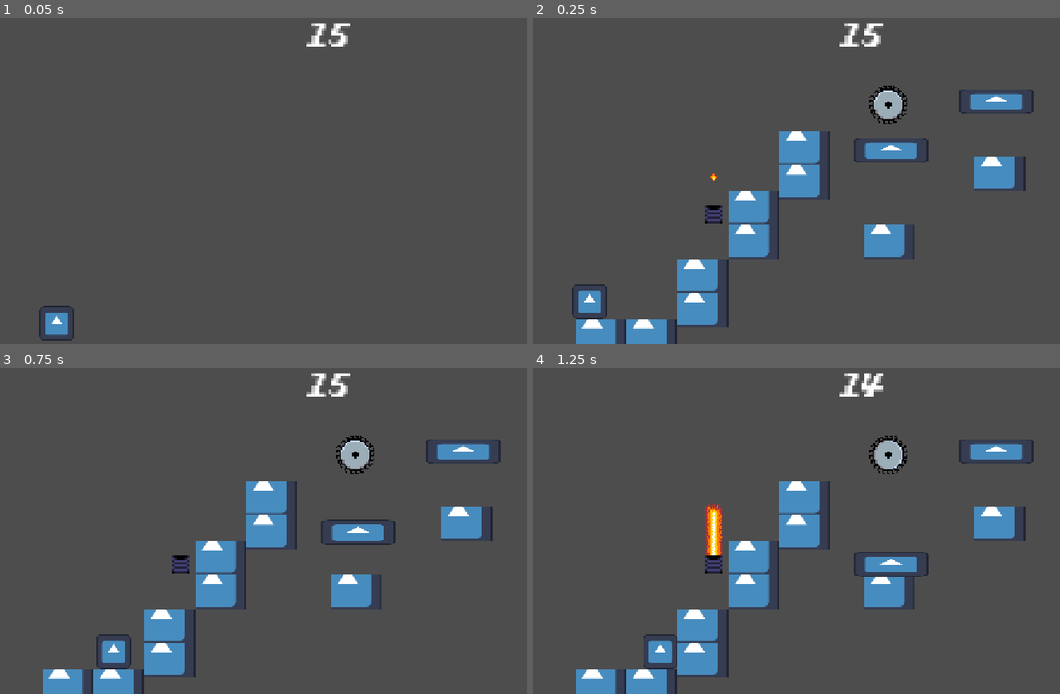
Above: before the commit, frames 1-4 (two rows, left to right).
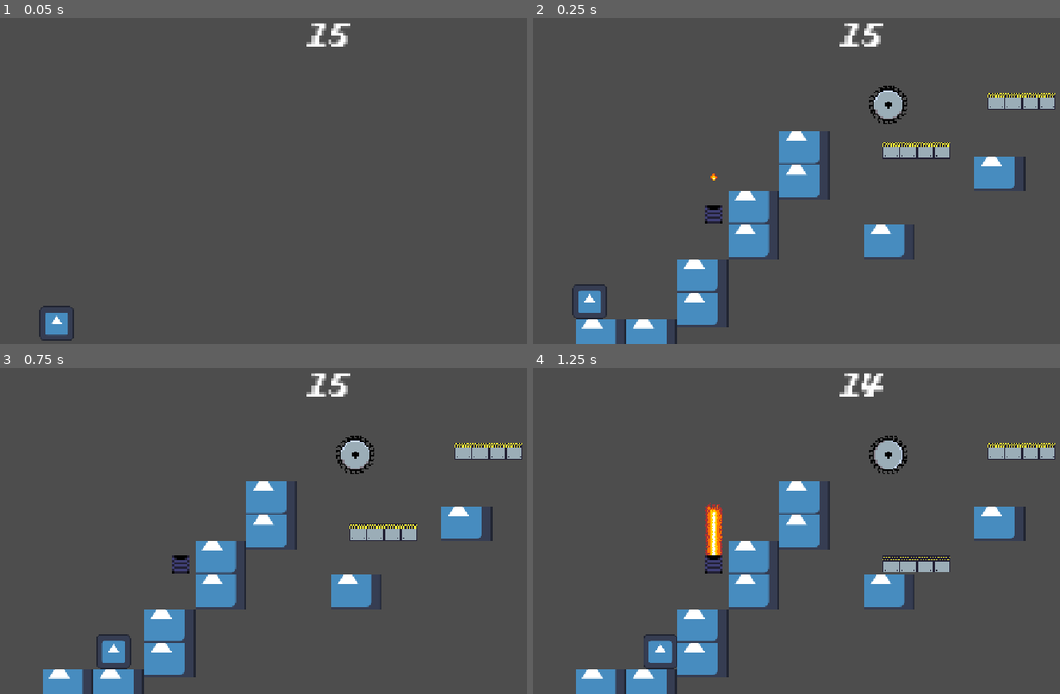
Above: after the commit, the same moments.

Repository: Gamnraa/GMTK2026
Game: Godot game, scene res://MainScene.tscn
Two runs of this game, one before a commit and one after it. Both use one fixed random seed, a clock stepped at 60 frames per second and the inputs below. The engine's default icon, where the game draws it, is replaced by a stand-in: a white triangle on a blue panel in a dark square.
Inputs:
- Up to frame 1 (0.05 s): no input
- Up to frame 2 (0.25 s): no input
- Up to frame 3 (0.75 s): tap Enter (ui_accept) at 0.5 s; hold D (right) from 0.53 s (still down); hold S (ground_pound) from 0.53 s (still down)
- Up to frame 4 (1.25 s): keep holding D (right); keep holding S (ground_pound); tap Space (jump) at 0.77 s

Frame 1 is identical in both runs. In frame 2, 1.8% of the frame differs, in the area x 60-100%, y 22-45%; in frame 3, 2.0%, in the area x 60-100%, y 22-55%; in frame 4, 1.9%.

Commit message:
Update moving plats

Diff:
--- a/gmtk-2026/Nodes/MovingPlatform.tscn
+++ b/gmtk-2026/Nodes/MovingPlatform.tscn
@@ -1,18 +1,45 @@
 [gd_scene format=3 uid="uid://c4j6vfb15l500"]
 
-[ext_resource type="Texture2D" uid="uid://dhcwybhoxgwhe" path="res://icon.svg" id="1_2ornc"]
 [ext_resource type="Script" uid="uid://dknqjlaedek2j" path="res://Scripts/MovingPlatform.gd" id="1_thic8"]
+[ext_resource type="Texture2D" uid="uid://bmxq1oerkampr" path="res://Assets/spritesheet-blocks.png" id="2_thic8"]
 
 [sub_resource type="RectangleShape2D" id="RectangleShape2D_0lhij"]
-size = Vector2(144, 47)
+size = Vector2(128, 32)
 
 [node name="MovingPlatform" type="StaticBody2D" unique_id=1320957195]
 script = ExtResource("1_thic8")
 
+[node name="Sprite2D3" type="Sprite2D" parent="." unique_id=845533174]
+texture_filter = 1
+position = Vector2(64, 0)
+texture = ExtResource("2_thic8")
+hframes = 8
+vframes = 8
+frame = 16
+
 [node name="Sprite2D" type="Sprite2D" parent="." unique_id=535059602]
-scale = Vector2(1.1171875, 0.359375)
-texture = ExtResource("1_2ornc")
+texture_filter = 1
+position = Vector2(32, 0)
+texture = ExtResource("2_thic8")
+hframes = 8
+vframes = 8
+frame = 16
+
+[node name="Sprite2D2" type="Sprite2D" parent="." unique_id=1396917338]
+texture_filter = 1
+texture = ExtResource("2_thic8")
+hframes = 8
+vframes = 8
+frame = 16
+
+[node name="Sprite2D4" type="Sprite2D" parent="." unique_id=688347752]
+texture_filter = 1
+position = Vector2(96, 0)
+texture = ExtResource("2_thic8")
+hframes = 8
+vframes = 8
+frame = 16
 
 [node name="CollisionShape2D" type="CollisionShape2D" parent="." unique_id=1982323474]
-position = Vector2(0, -0.5)
+position = Vector2(48, 0)
 shape = SubResource("RectangleShape2D_0lhij")
--- a/gmtk-2026/Nodes/MovingPlatformCube.tscn
+++ b/gmtk-2026/Nodes/MovingPlatformCube.tscn
@@ -1,19 +1,22 @@
 [gd_scene format=3 uid="uid://dc8e6rl164q8d"]
 
 [ext_resource type="Script" uid="uid://dknqjlaedek2j" path="res://Scripts/MovingPlatform.gd" id="1_oejyq"]
-[ext_resource type="Texture2D" uid="uid://dhcwybhoxgwhe" path="res://icon.svg" id="2_xuj88"]
+[ext_resource type="Texture2D" uid="uid://bmxq1oerkampr" path="res://Assets/spritesheet-blocks.png" id="2_xuj88"]
 
 [sub_resource type="RectangleShape2D" id="RectangleShape2D_0lhij"]
-size = Vector2(51, 47)
+size = Vector2(32, 32)
 
 [node name="MovingPlatform" type="StaticBody2D" unique_id=1320957195]
 script = ExtResource("1_oejyq")
 
 [node name="Sprite2D" type="Sprite2D" parent="." unique_id=535059602]
-position = Vector2(46.25, 0)
-scale = Vector2(0.39453125, 0.359375)
+texture_filter = 1
+position = Vector2(32, 0)
 texture = ExtResource("2_xuj88")
+hframes = 8
+vframes = 8
+frame = 16
 
 [node name="CollisionShape2D" type="CollisionShape2D" parent="." unique_id=1982323474]
-position = Vector2(46.5, -0.5)
+position = Vector2(32, 0)
 shape = SubResource("RectangleShape2D_0lhij")
